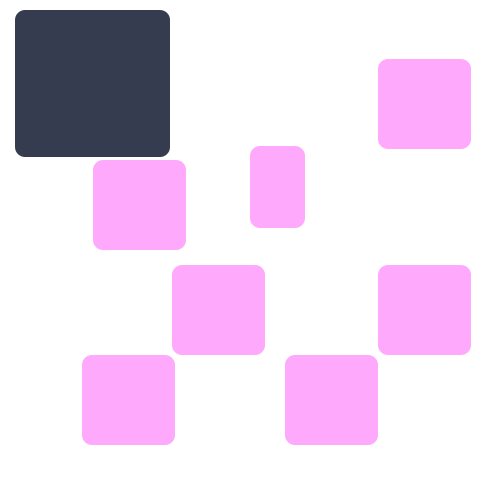
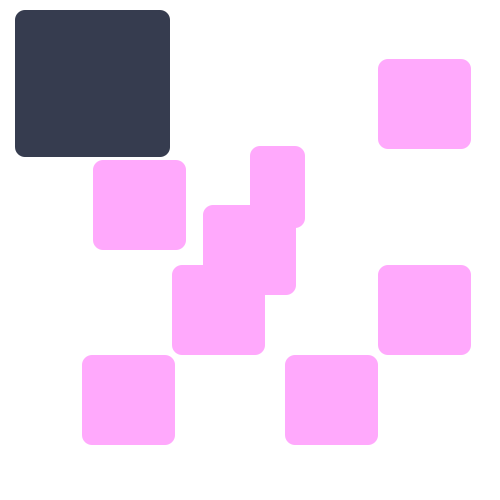
Comparing the layer stacks of the two 500x500 images. Changes:
added layer "모서리가 둥근 직사각형 2" (1st of 2) above "모서리가 둥근 직사각형 2" over (x1=203, y1=205, x2=296, y2=295)
